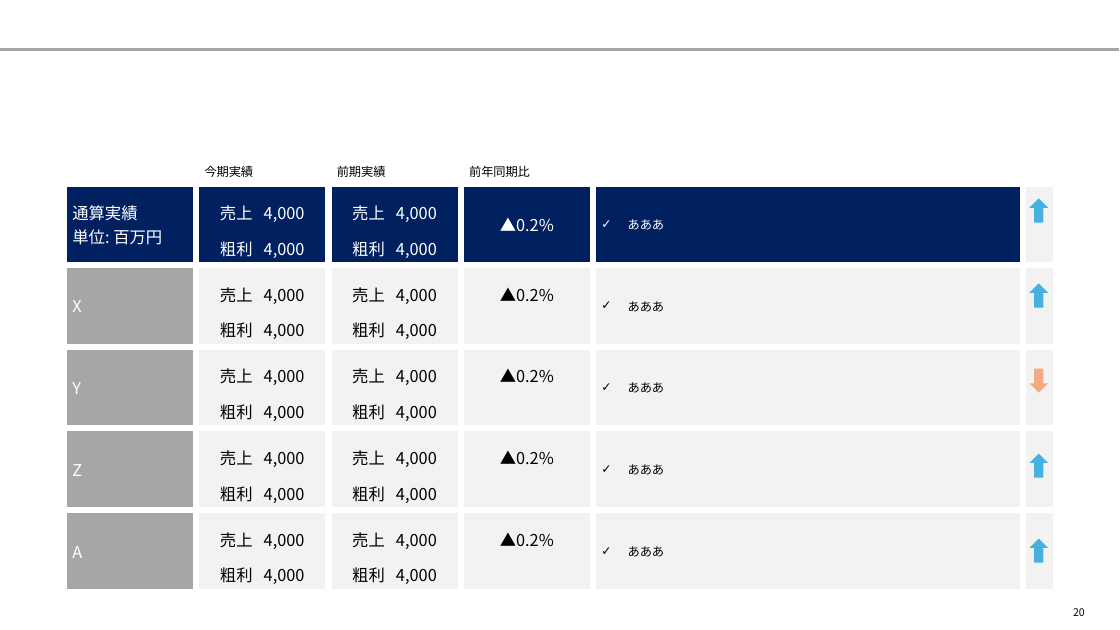
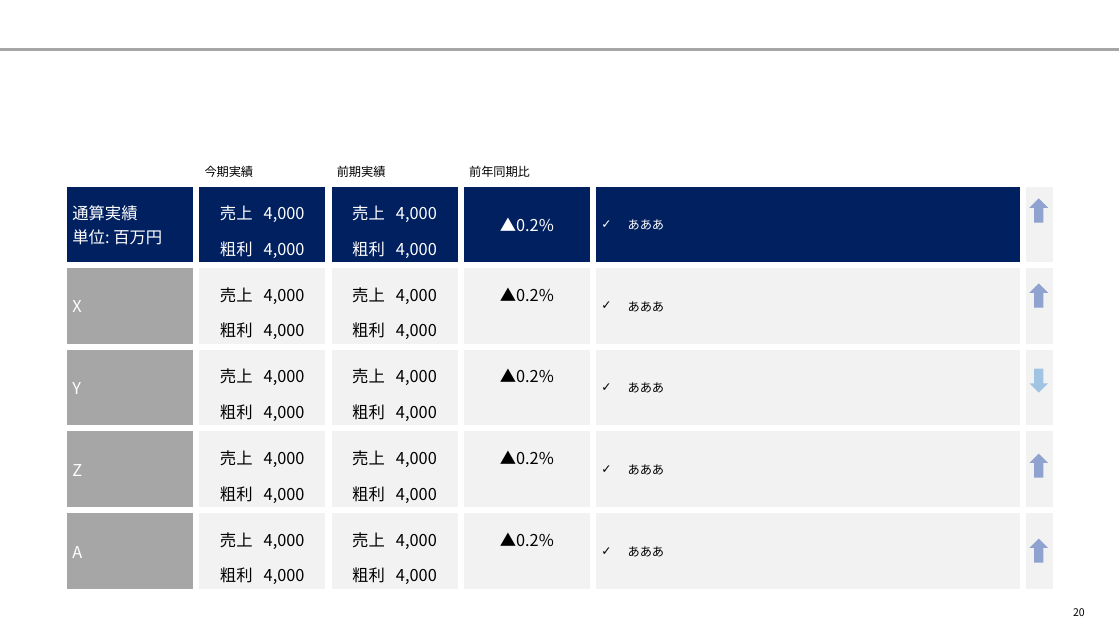
Before and after one commit to yuzucha16/dotfiles, a slide deck: slide 20 of office/Blank.potx. Drawn at 1120x630 pixels with LibreOffice and Linux fonts; fonts in the diff are those of the drawing. Boxes give left, top, right and bottom in pixels: in the first picture for what was removed or moved away, otherwise in the second. Text is boxed around its words. In the diff, an @@ line names an element or a change of style, - is before the commit and + after.

```diff
--- a/office/Blank.potx
+++ b/office/Blank.potx
@@ down arrow at [1029,369,1048,393]: fill #F2AA84 to #A1C4E3 @@
@@ fill #46B1E1 to #90A2CF in 4 elements at [1029,198,1048,223], [1029,283,1048,308], [1029,454,1048,478], [1029,539,1048,563] @@
```
Also in this commit, not shown: 18 other slides changed.
